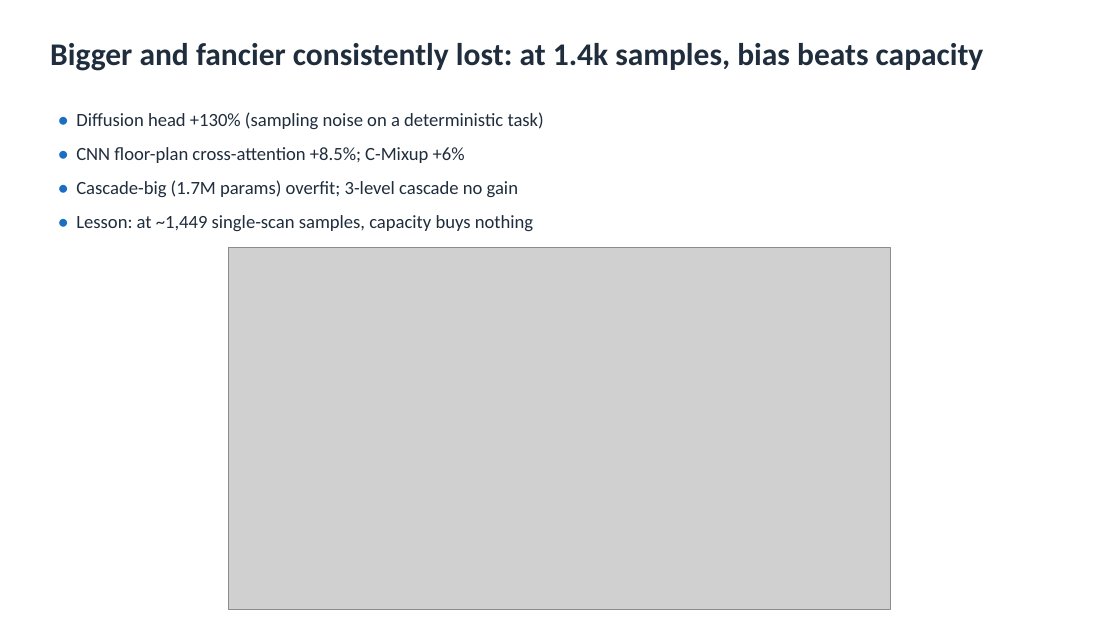
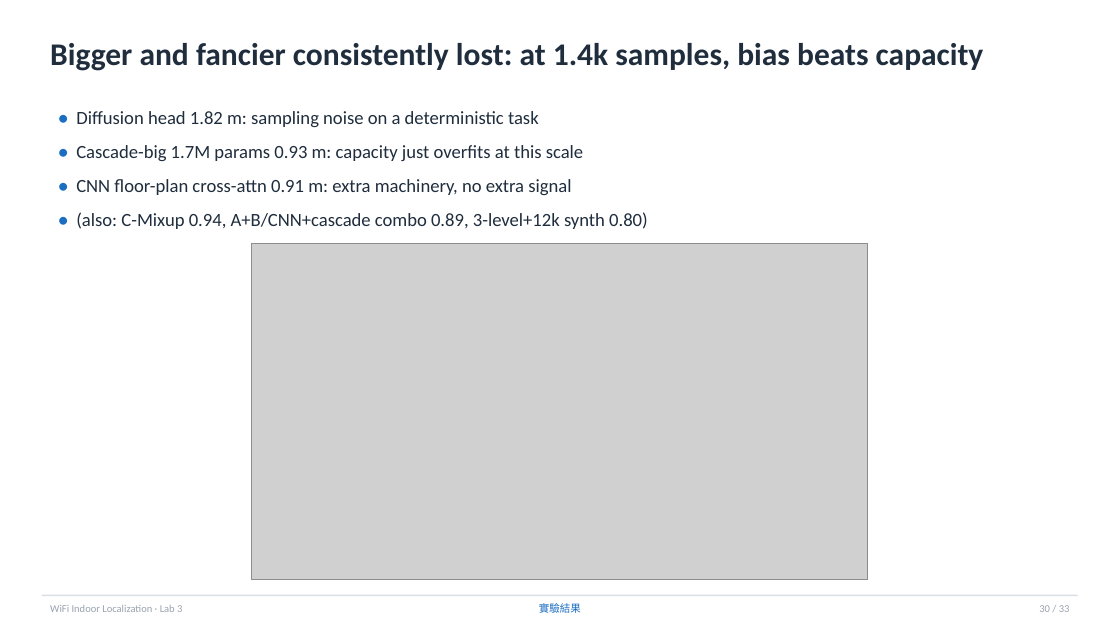
Before and after one commit to kmliy901054/cv2x-wifi-fingerprint, a slide deck: slide 30 of lab3/outputs/slides/lab3_presentation.pptx (slide 23 before the commit). Drawn at 1120x630 pixels with LibreOffice and Linux fonts; fonts in the diff are those of the drawing; grey boxes stand for pictures. Boxes give left, top, right and bottom in pixels: in the first picture for what was removed or moved away, otherwise in the second. Text is boxed around its words. In the diff, an @@ line names an element or a change of style, - is before the commit and + after.

```diff
--- a/lab3/outputs/slides/lab3_presentation.pptx
+++ b/lab3/outputs/slides/lab3_presentation.pptx
@@ text at [76,111,648,229]: text changed @@
-• Diffusion head +130% (sampling noise on a deterministic task)
-• CNN floor-plan cross-attention +8.5%; C-Mixup +6%
-• Cascade-big (1.7M params) overfit; 3-level cascade no gain
-• Lesson: at ~1,449 single-scan samples, capacity buys nothing
+• Diffusion head 1.82 m: sampling noise on a deterministic task
+• Cascade-big 1.7M params 0.93 m: capacity just overfits at this scale
+• CNN floor-plan cross-attn 0.91 m: extra machinery, no extra signal
+• (also: C-Mixup 0.94, A+B/CNN+cascade combo 0.89, 3-level+12k synth 0.80)
@@ picture: place and size @@
-picture at [229,248,891,609]
+picture at [252,244,868,580]
@@ rectangle added at [42,595,1078,597], fill #D8DEE6 @@
@@ text added at [50,605,182,612], 9 pt, text #99A3AF @@
+WiFi Indoor Localization · Lab 3
@@ text added at [539,603,581,613], 9 pt, text #1B6EC2 @@
+實驗結果
@@ text added at [1039,605,1070,612], 9 pt, text #99A3AF @@
+30 / 33
```
Also in this commit, not shown: 21 other slides changed, 7 slides added.
